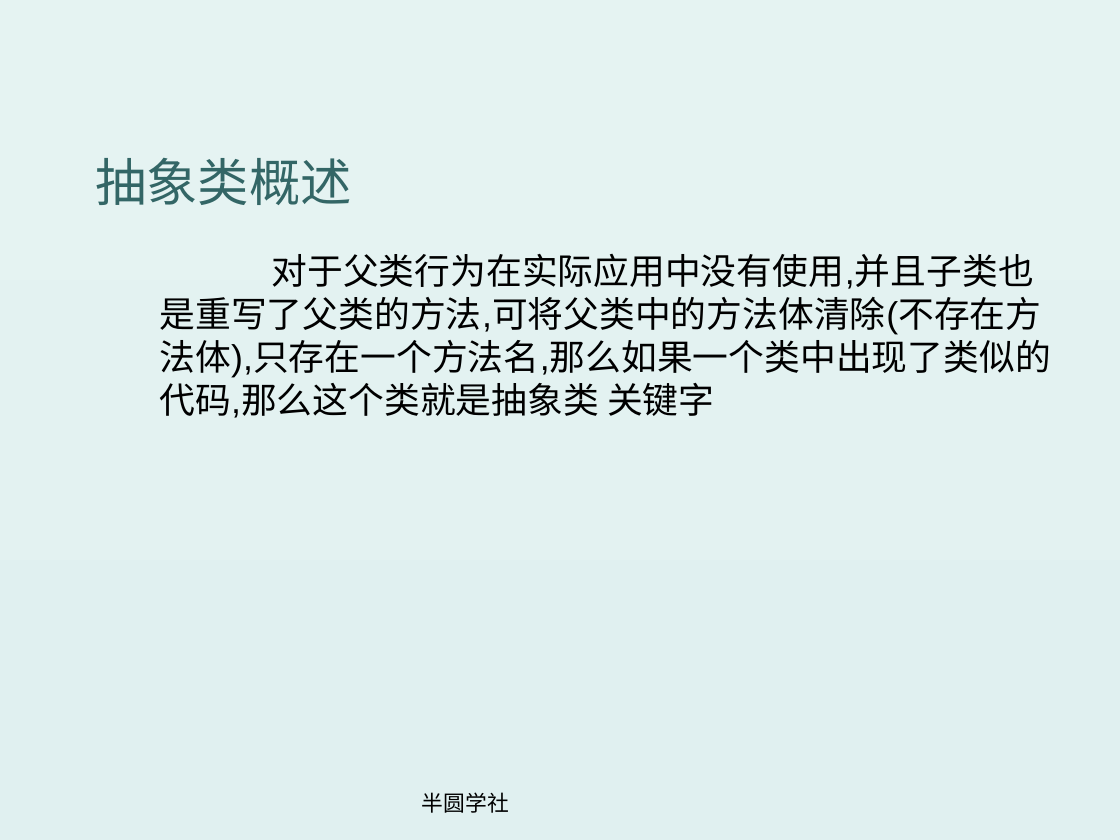
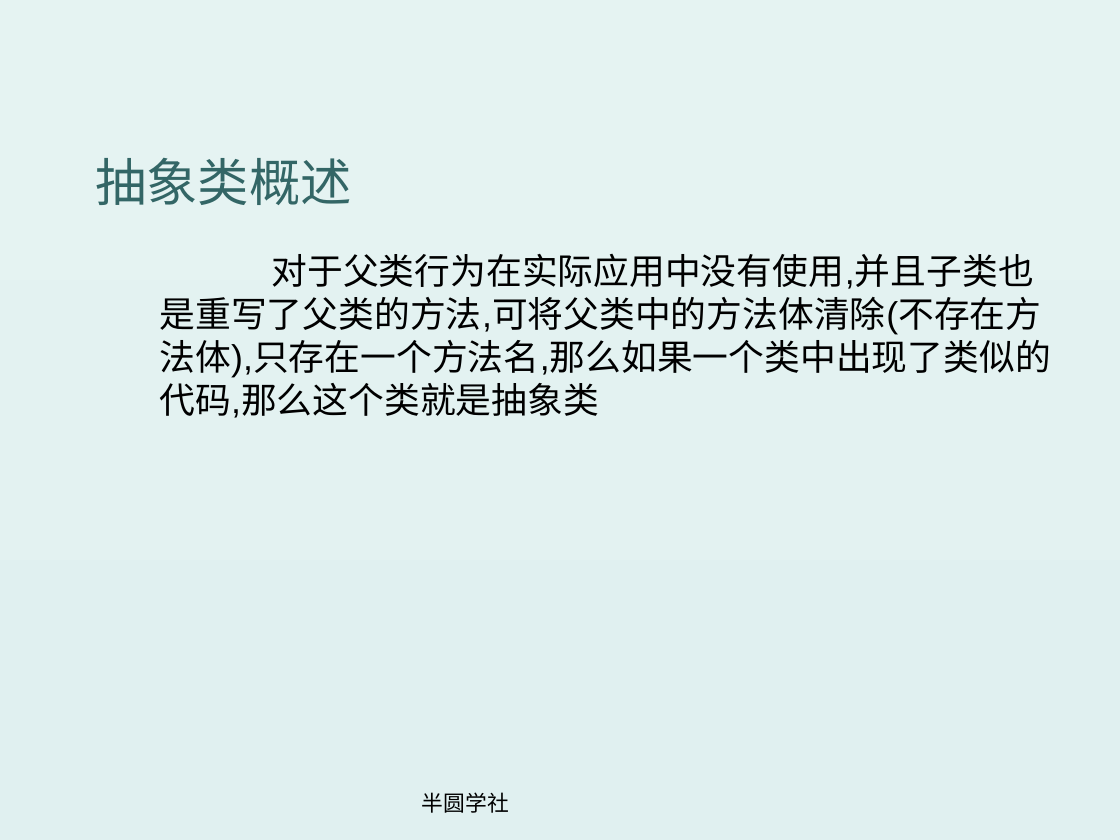
Before and after one commit to chou120/2010JavaSE, a slide deck: slide 23 of 继承和多态.ppt. Drawn at 1120x840 pixels with LibreOffice and Linux fonts; fonts in the diff are those of the drawing. Boxes give left, top, right and bottom in pixels: in the first picture for what was removed or moved away, otherwise in the second. Text is boxed around its words. In the diff, an @@ line names an element or a change of style, - is before the commit and + after.

Commit message:
抽象类多态

```diff
--- a/继承和多态.ppt
+++ b/继承和多态.ppt
@@ text at box(160, 254, 1051, 418): text changed @@
-  对于父类行为在实际应用中没有使用,并且子类也是重写了父类的方法,可将父类中的方法体清除(不存在方法体),只存在一个方法名,那么如果一个类中出现了类似的代码,那么这个类就是抽象类 关键字
+  对于父类行为在实际应用中没有使用,并且子类也是重写了父类的方法,可将父类中的方法体清除(不存在方法体),只存在一个方法名,那么如果一个类中出现了类似的代码,那么这个类就是抽象类
```
Also in this commit, not shown: 12 other files.
